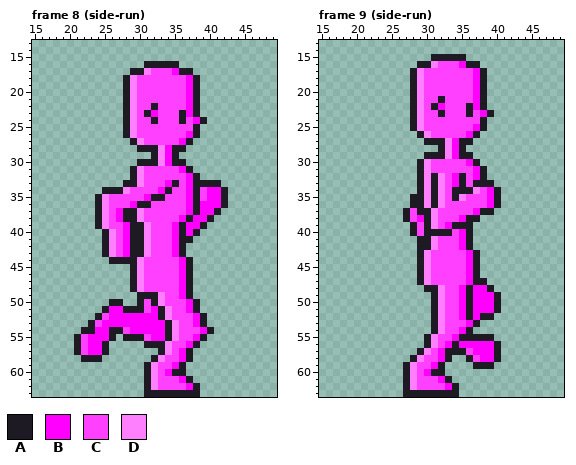
Two versions of one pixel-art file, art/avatar/body.aseprite. Above, as it was before the edit.
64x64 pixels, 15 frames. Shown: frame 8 (side-run): x 15..49, y 13..63; frame 9 (side-run): x 15..49, y 13..63. The commit also changed other frames, which this record leaves out.
Palette (. is transparent): A #1e1a24  B #ff00ff  C #ff40ff  D #ff80ff
Pixels before, frame 8 (side-run), first column x 21:
16 ..........AAAAA.......
17 ........AADCCCBAA.....
18 .......ADCCCCCCCBA....
19 .......ADCCCCCCCBA....
20 .......ADCCCCCCCBA....
21 .......ADCCCCCCCBA....
22 .......ADCCACCCCBA....
23 .......ADCABCCCABA....
24 .......ADCCACCCACBA...
25 .......ADCCCCCCCCA....
26 .......ADCCCCCCCBA....
27 ........ADCCCCCBA.....
28 .........AAADBAA......
29 ...........ADBA.......
30 .........AAADBAA......
31 ........ADCCCCCBA.....
32 ........ADCCCCCCBA....
33 .......AADCCCBACBAAAA.
34 ....AAADCCCCBACCBACBBA
35 ...ADCCCCCBAACCCBACBBA
36 ...ADCCCBAACCCCCBABBBA
37 ...ADCBAADCCCCCCBABBA.
38 ...ADCBAADCCCCCBABBA..
39 ...ADCCBAADCCCBABBA...
40 ....ADCBAADCCCBABA....
41 ....ADCBAADCCCBAA.....
42 ....ADCBAADCCCBA......
43 ....ADCBAADCCCBA......
44 .....AAAADCCCCCBA.....
45 ........ADCCCCCBA.....
46 ........ADCCCCCBA.....
47 ........ADCCCCCBA.....
48 ........ADCCCCCBA.....
49 .........AAADCCBA.....
50 .....AA..ACADCCCBA....
51 ....ABBAAACBADCCBA....
52 ...ACBBBBBBBADCCCBA...
53 ..ACBBBBBBBBBADCCBA...
54 .AABBAACBBBBBADCCCBA..
55 ACBBBA.AAACBBADCCBA...
56 ACBBA.....AAADCCBA....
57 ACBBA.......ADCBA.....
58 .AAA.......ADCCBA.....
59 ..........ADCCBA......
60 ..........ADCBAA......
61 ..........ADCCCBA.....
62 ..........ADCCCCBA....
63 ..........AAAAAAAA....
Pixels before, frame 9 (side-run), first column x 27:
15 ....AAAAA.....
16 ..AADCCCBAA...
17 .ADCCCCCCCBA..
18 .ADCCCCCCCBA..
19 .ADCCCCCCCBA..
20 .ADCCCCCCCBA..
21 .ADCCACCCCBA..
22 .ADCABCCCABA..
23 .ADCCACCCACBA.
24 .ADCCCCCCCCA..
25 .ADCCCCCCCBA..
26 ..ADCCCCCBA...
27 ...AAADBAA....
28 .....ADBA.....
29 ...AAADBAA....
30 ..ADCCCCCBA...
31 ..ADCCCCCCBA..
32 ..ADADCBACBA..
33 ..ADADCBACAAA.
34 ..ADADCAAADCBA
35 .AADADCADCCCBA
36 .AADADCCCCCCBA
37 ACAADCCCCCBAA.
38 ACBADCCCBAA...
39 .ACADCBAAA....
40 .ACAAAACBA....
41 ..AADCCCBA....
42 ..AADCCCBA....
43 ..ADCCCCCBA...
44 ..ADCCCCCBA...
45 ..ADCCCCCBA...
46 ..ADCCCCCBA...
47 ..ADCCCCCBAA..
48 ...AADCCBABBA.
49 ....ADCCBABBBA
50 ....ADCCBABBBA
51 ....ADCCBABBBA
52 ....ADCCBABAA.
53 ....ADCCCBA...
54 ....ADCCBA....
55 ...ADCCBAAAAA.
56 ...ADCBABBBBBA
57 ..ADCBAAACBBBA
58 .ADCCBA..ACBBA
59 ADCCBA....AAA.
60 ADCBAA........
61 ADCCCBA.......
62 ADCCCCBA......
63 AAAAAAAA......
After:
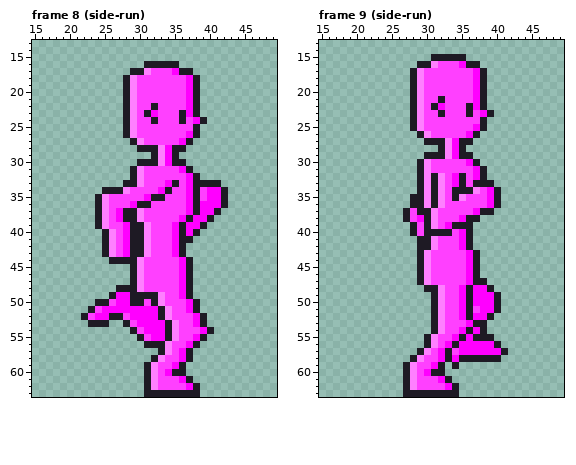
Edits made:
{"where": "frame 8 (side-run)"}
{"frame":8,"y":48,"x":27,"old":"..","new":"AA"}
{"frame":8,"y":49,"x":26,"old":"....","new":"ABBA"}
{"frame":8,"y":50,"x":24,"old":"..AA..","new":"AACBBA"}
{"frame":8,"y":51,"x":23,"old":"..A","new":"ACB"}
{"frame":8,"y":51,"x":28,"old":"AAAC","new":"BBBB"}
{"frame":8,"y":52,"x":22,"old":"..ACBBB","new":"ACBBAAC"}
{"frame":8,"y":53,"x":24,"old":"CBBBBB","new":"AA..AC"}
{"frame":8,"y":54,"x":22,"old":"AABBAACBB","new":".......AC"}
{"frame":8,"y":55,"x":21,"old":"ACBBBA","new":"......"}
{"frame":8,"y":55,"x":28,"old":"AA","new":".."}
{"frame":8,"y":56,"x":21,"old":"ACBBA","new":"....."}
{"frame":8,"y":57,"x":21,"old":"ACBBA","new":"....."}
{"frame":8,"y":58,"x":22,"old":"AAA","new":"..."}
{"where": "frame 9 (side-run)"}
{"frame":9,"y":51,"x":37,"old":"B","new":"C"}
{"frame":9,"y":52,"x":38,"old":"A","new":"B"}
{"frame":9,"y":53,"x":38,"old":".","new":"A"}
{"frame":9,"y":54,"x":37,"old":"..","new":"BA"}
{"frame":9,"y":55,"x":36,"old":"A","new":"B"}
{"frame":9,"y":57,"x":34,"old":"AAC","new":"CBB"}
{"frame":9,"y":57,"x":40,"old":"A.","new":"BA"}
{"frame":9,"y":58,"x":34,"old":"..","new":"BA"}
{"frame":9,"y":58,"x":37,"old":"CBB","new":"AAA"}
{"frame":9,"y":59,"x":34,"old":".","new":"A"}
{"frame":9,"y":59,"x":37,"old":"AAA","new":"..."}
{"label":"changed","picture_box":[74,285,151,362]}
{"label":"changed","picture_box":[452,306,508,369]}
